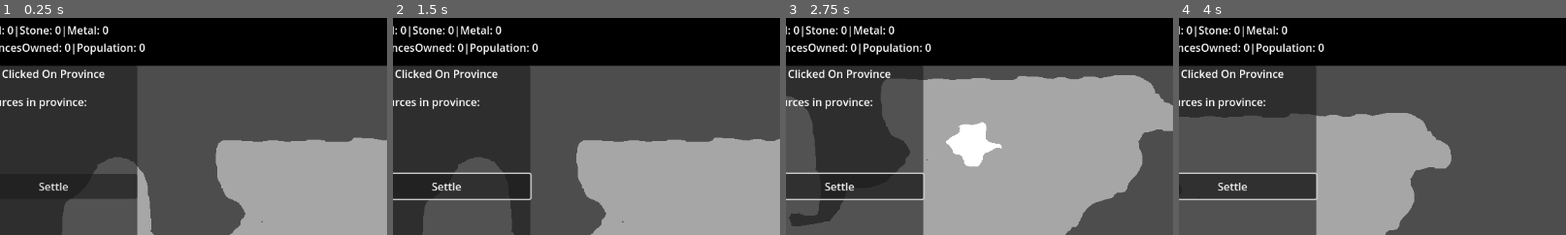
Above: before the commit, frames 1-4 (left to right).
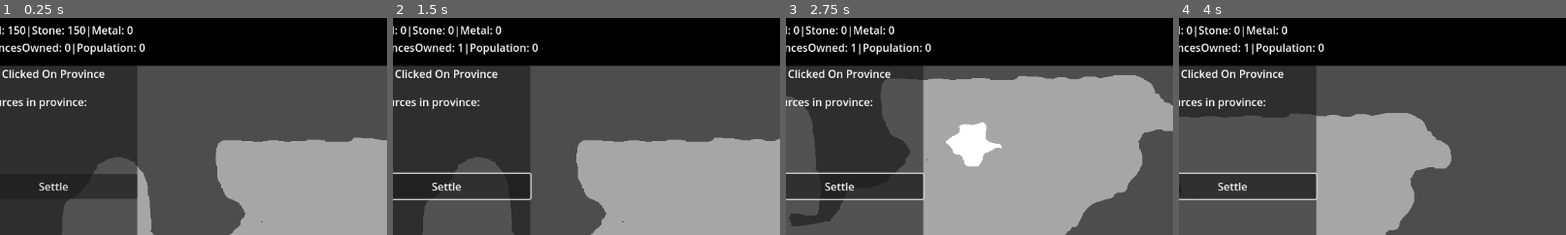
Above: after the commit, the same moments.

Repository: ParkerVetter1/GodotGrandStrategyProject
Game: Godot game, scene res://Scenes/Main.tscn
Two runs of this game, one before a commit and one after it. Both use one fixed random seed, a clock stepped at 60 frames per second and the inputs below.
Inputs (mouse positions are % of the whole screen's width and height, from its top left):
- Up to frame 1 (0.25 s): no input
- Up to frame 2 (1.5 s): click "Settle" at 0.5 s; tap Enter at 1.25 s; move the mouse to (72, 45) at 1.27 s; hold D (MoveRight) from 1.28 s (still down); hold Shift (Shift) from 1.28 s (still down); click (72, 45) at 1.42 s
- Up to frame 3 (2.75 s): move the mouse to (30, 55) at 2.02 s; release D (MoveRight) at 2.03 s; release Shift (Shift) at 2.03 s; hold S (MoveDown) from 2.03 s (still down); tap Shift (Shift) at 2.1 s
- Up to frame 4 (4 s): move the mouse to (60, 28) at 2.77 s; release S (MoveDown) at 2.78 s; hold D (MoveRight) 2.78-3.53 s; hold Shift (Shift) 2.78-3.53 s; move the mouse to (45, 70) at 3.52 s; hold W (MoveUp) from 3.53 s (still down); tap Shift (Shift) at 3.6 s; click (45, 70) at 3.67 s
The pictures show only the part of the screen within x 4-54%, y 11-61%; the shares and areas given below are measured in that part.

The runs differ from the first frame. In frame 1, 0.9% of the frame differs, in the area x 2-35%, y 3-9%; in frame 2, less than 0.1%; in frame 3, less than 0.1%; in frame 4, less than 0.1%.
Error before the commit: Invalid access to property or key '<null>' on a base object of type 'Array'. (res://Scripts/UIManager.gd:73)
Error after the commit: Invalid access to property or key '<null>' on a base object of type 'Array'. (res://Scripts/UIManager.gd:77)

Commit message:
started adding in an enemy system this is incomplete however added in the basic concepts

Diff:
--- a/Scenes/Main.tscn
+++ b/Scenes/Main.tscn
@@ -7,6 +7,7 @@
 [ext_resource type="PackedScene" uid="uid://0vmeeoo6lau4" path="res://Scenes/MainUI.tscn" id="5_0227v"]
 [ext_resource type="PackedScene" uid="uid://blwm8t6fk0st0" path="res://Scenes/Region_Data.tscn" id="6_mxu2u"]
 [ext_resource type="Script" path="res://Scripts/playerKingdomScript.gd" id="7_b3ke0"]
+[ext_resource type="Script" path="res://Scripts/EnemyPlayer.gd" id="8_6bx6w"]
 
 [node name="Main" type="Node2D"]
 script = ExtResource("1_rko5y")
@@ -43,6 +44,9 @@
 [node name="PlayerKingdomNode" type="Node" parent="."]
 script = ExtResource("7_b3ke0")
 
+[node name="EnemyPlayerNode" type="Node" parent="."]
+script = ExtResource("8_6bx6w")
+
 [connection signal="child_entered_tree" from="Regions" to="." method="_on_regions_child_entered_tree"]
 [connection signal="child_entered_tree" from="Regions" to="Regions" method="_on_child_entered_tree"]
 [connection signal="sendProvinceData" from="Region_Data" to="PlayerKingdomNode" method="_on_region_data_send_province_data"]
--- /dev/null
+++ b/Scripts/EnemyPlayer.gd
@@ -0,0 +1,29 @@
+extends Node
+
+@onready var mainNode = get_parent()
+
+var enemySpawnReferenceNode
+
+var EnemyResources = {   "OwnerIdNumber" : null
+						,"ProvincesOwned" : 0
+						,"Population" : 0
+						,"KingdomName": "Horde"}
+
+func spawnEnemyStartNode(province):
+	enemySpawnReferenceNode = province
+
+func assignOwnerId():
+	EnemyResources["OwnerIdNumber"] = makeSureIdIsntUsed()
+
+func makeSureIdIsntUsed():
+	for i in mainNode.idsOfPlayers.size():
+		## start at the number two becuase player is 1 and noone can be 0
+		var n = 2
+		if !mainNode.idsOfPlayers[i] == 0:
+			mainNode.idsOfPlayers[i] = n
+			return n
+		n += 1
+
+# Called every frame. 'delta' is the elapsed time since the previous frame.
+func _process(delta: float) -> void:
+	pass
--- a/Scripts/Main.gd
+++ b/Scripts/Main.gd
@@ -2,6 +2,8 @@
 
 @onready var mapImage = %SpriteMap
 @onready var Region_Data_Script = %Region_Data
+
+var idsOfPlayers = []
 
 signal provinceWasClicked
 
--- a/Scripts/TickTimeSystem.gd
+++ b/Scripts/TickTimeSystem.gd
@@ -74,10 +74,11 @@
 
 func dayUp():
 	for n in allProvincesData.size():
+		var r = randi() % 3 + 1      # Returns between 1 and 5
 		if allProvincesData[n]["hasTown"]:
 			if allProvincesData[n]["hasMine"]:
 				allProvincesData[n]["Stone"] += 10
-				if randi() % 5 + 1 == 1 || 2:      # Returns between 1 and 5
+				if r == 1:
 					allProvincesData[n]["Metal"] += 1
 			if allProvincesData[n]["hasForge"]:
 				pass ##this will be used to make units
@@ -95,10 +96,11 @@
 func monthUp():
 	for n in allProvincesData.size():
 		if allProvincesData[n]["Owner"] == 1:
-			emit_signal("sendProvinceData", allProvincesData[n]["Wood"], allProvincesData[n]["Stone"], allProvincesData[n]["Metal"])
+			emit_signal("sendProvinceData", allProvincesData[n]["Wood"], allProvincesData[n]["Stone"], allProvincesData[n]["Metal"], allProvincesData[n]["Population"])
 			allProvincesData[n]["Wood"] = 0
 			allProvincesData[n]["Stone"] = 0
 			allProvincesData[n]["Metal"] = 0
+			allProvincesData[n]["Population"] = 0
 
 	if date["Month"] < 12:
 		date["Month"] += 1
@@ -110,5 +112,4 @@
 
 
 	date["Year"] += 1
-
 ########### Time ###########
--- a/Scripts/UIManager.gd
+++ b/Scripts/UIManager.gd
@@ -70,10 +70,15 @@
 
 
 func _on_settle_button_pressed() -> void:
-	Region_Data.allProvincesData[locationOfData]["hasTown"] = true
-	Region_Data.allProvincesData[locationOfData]["Owner"] = playerKingdom_Data.OwnerIdNumber
-	clickedOnNode.modulate = playerKingdom_Data.playerColor
-
+	if playerKingdom_Data.kingdomResources["Wood"] >= 150 && playerKingdom_Data.kingdomResources["Stone"] >= 150:
+		playerKingdom_Data.kingdomResources["Wood"] -= 150
+		playerKingdom_Data.kingdomResources["Stone"] -= 150
+		playerKingdom_Data.kingdomResources["ProvincesOwned"] += 1
+		Region_Data.allProvincesData[locationOfData]["hasTown"] = true
+		Region_Data.allProvincesData[locationOfData]["Owner"] = playerKingdom_Data.OwnerIdNumber
+		clickedOnNode.modulate = playerKingdom_Data.playerColor
+	else:
+		print("Not Enough Resources")
 
 func _on_build_mine_pressed() -> void:
 	Region_Data.allProvincesData[locationOfData]["hasMine"] = true
--- a/Scripts/playerKingdomScript.gd
+++ b/Scripts/playerKingdomScript.gd
@@ -3,8 +3,8 @@
 var OwnerIdNumber = 1
 var playerColor = Color.RED
 
-var kingdomResources = {"Wood" : 0
-						,"Stone" : 0
+var kingdomResources = {"Wood" : 150
+						,"Stone" : 150
 						,"Metal" : 0
 						,"ProvincesOwned" : 0
 						,"Population" : 0
@@ -19,7 +19,8 @@
 func _process(delta: float) -> void:
 	pass
 
-func _on_region_data_send_province_data(Wood, Stone, Metal) -> void:
+func _on_region_data_send_province_data(Wood, Stone, Metal, Population) -> void:
 	kingdomResources["Wood"] += Wood
 	kingdomResources["Stone"] += Stone
 	kingdomResources["Metal"] += Metal
+	kingdomResources["Population"] += Population
Not shown: 1 places in Scenes/Main.tscn that only renumber resources
